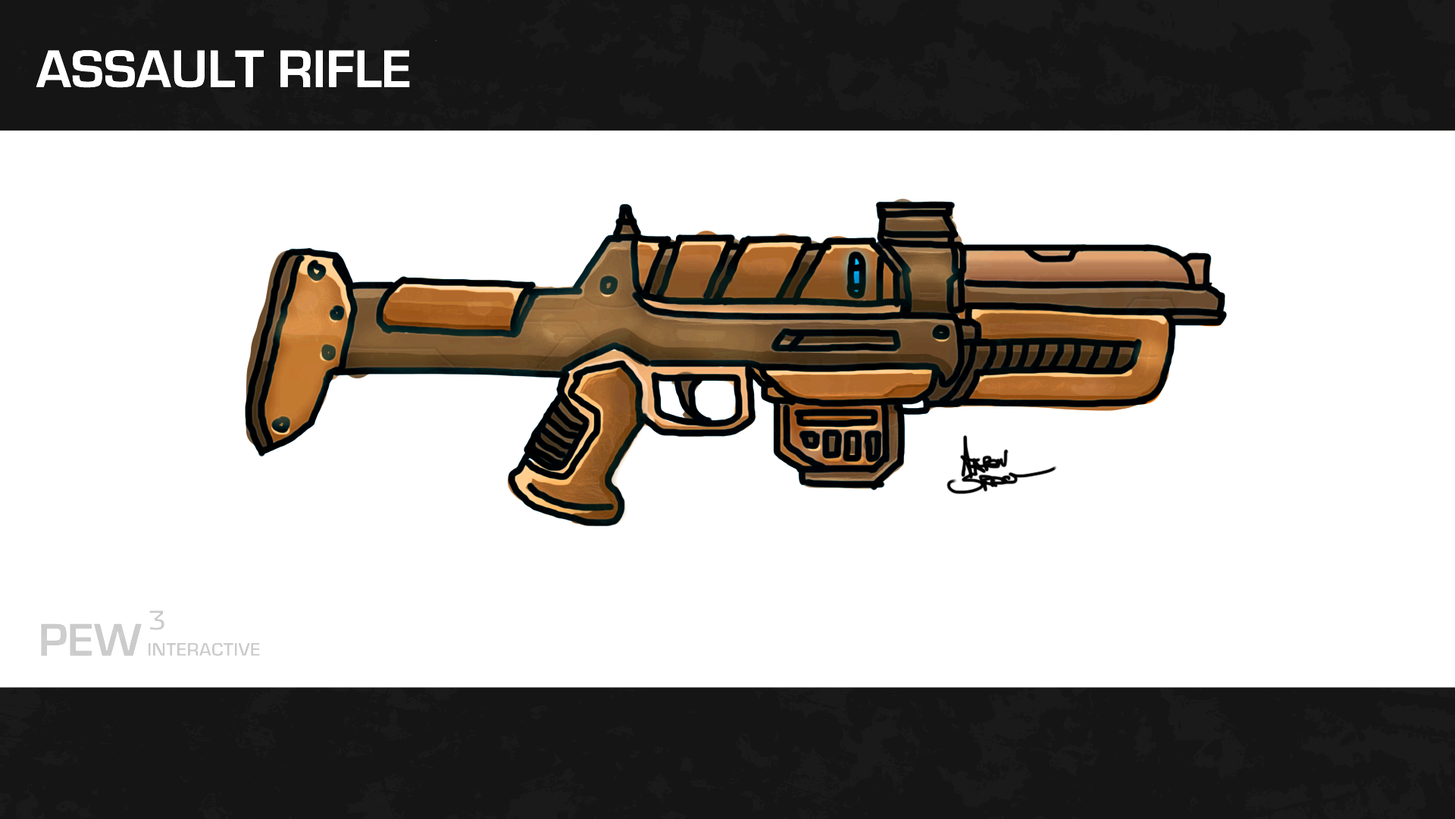
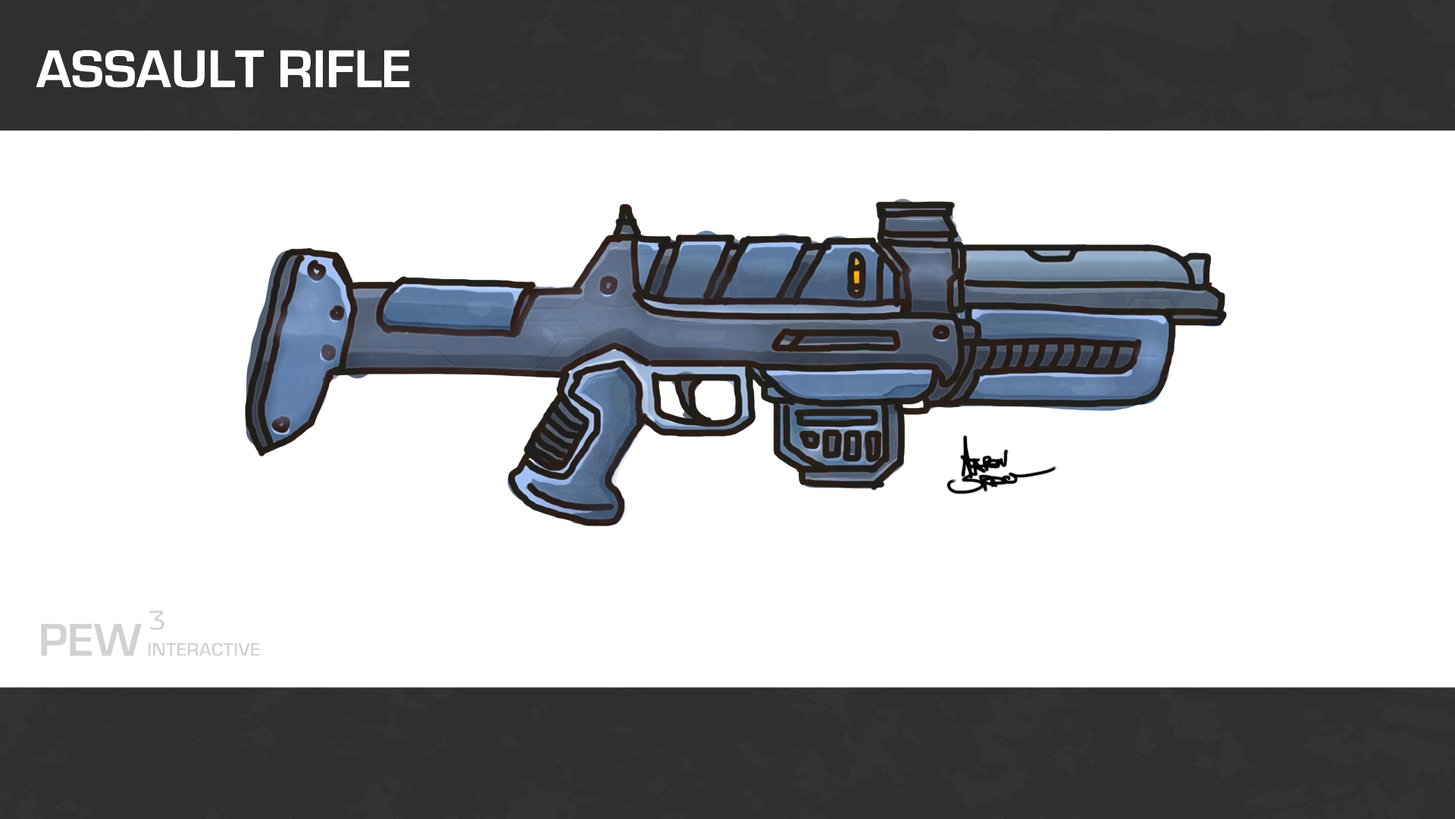
Before/after of a 1455px x 819px layered artwork. What changed in the layer stack:
added layer "Layer 20 copy" above "Layer 20" over [847,250,867,297]
hid "Layer 20" over [847,250,867,297]
